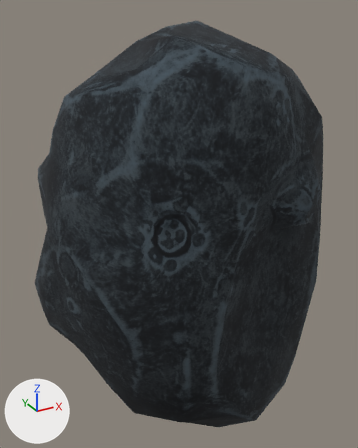
An edit to the glTF model assets/models/rock2.gltf, drawn before and after from the same camera.
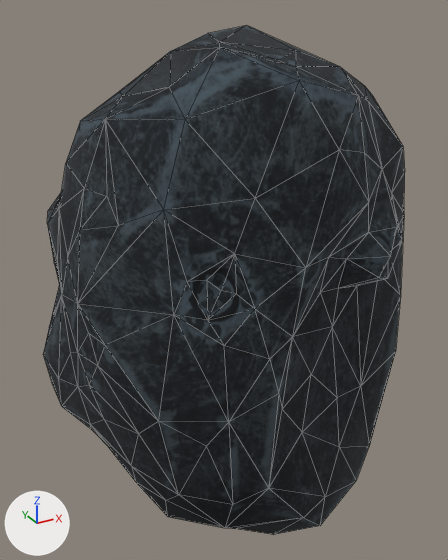
The first picture shows the older version from a camera (50 mm lens) standing at (-1.81, -3.26, 1.71) and looking at (-0.03, -0.02, 0.08). The close-ups show both versions on the part from 0% to 100% of the width and 0% to 100% of the height of that picture; other places that the commit changed are outside them. Arrows for +X, +Y and +Z are at lower left; the lights stay in place. The close-ups show mesh edges as thin lines. Vertices at the same position are counted once.

Objects in the first close-up: 'RockLP'.
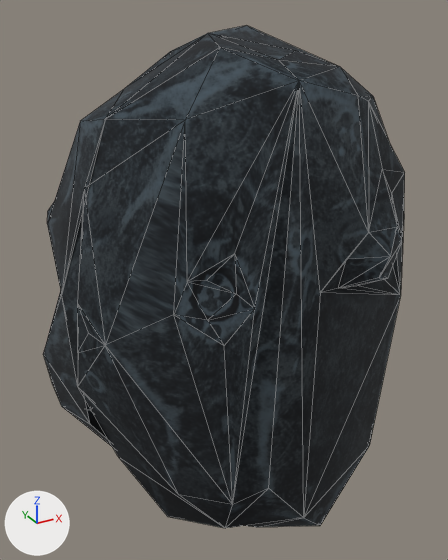
What differs and where, as boxes (x1, y1, x2, y2) in the close-ups (448 x 560 px):
'RockLP', reshaped: before (43, 26, 405, 535); after (43, 26, 405, 528)
part 1 of me_cube_002, deleted (black): before (43, 26, 405, 535)

What changed in the scene script:
```text
Change me_cube_002:
    used by ob_rocklp; location = (0.0, 0.0, -1.389)
    remove me_cube_002.from_pydata(...)  # 286 vertices, 568 faces; spans x -1.22..1.23, y -1.18..1.12, z -0.04..3.01
    add me_cube_002.from_pydata(...)  # 144 vertices, 277 faces; spans x -1.22..1.17, y -1.18..1.09, z -0.04..3.01
    me_cube_002 part 1: 142 vertices removed from x -1.19..1.23, y -1.16..1.12, z 0.0..2.94
```
